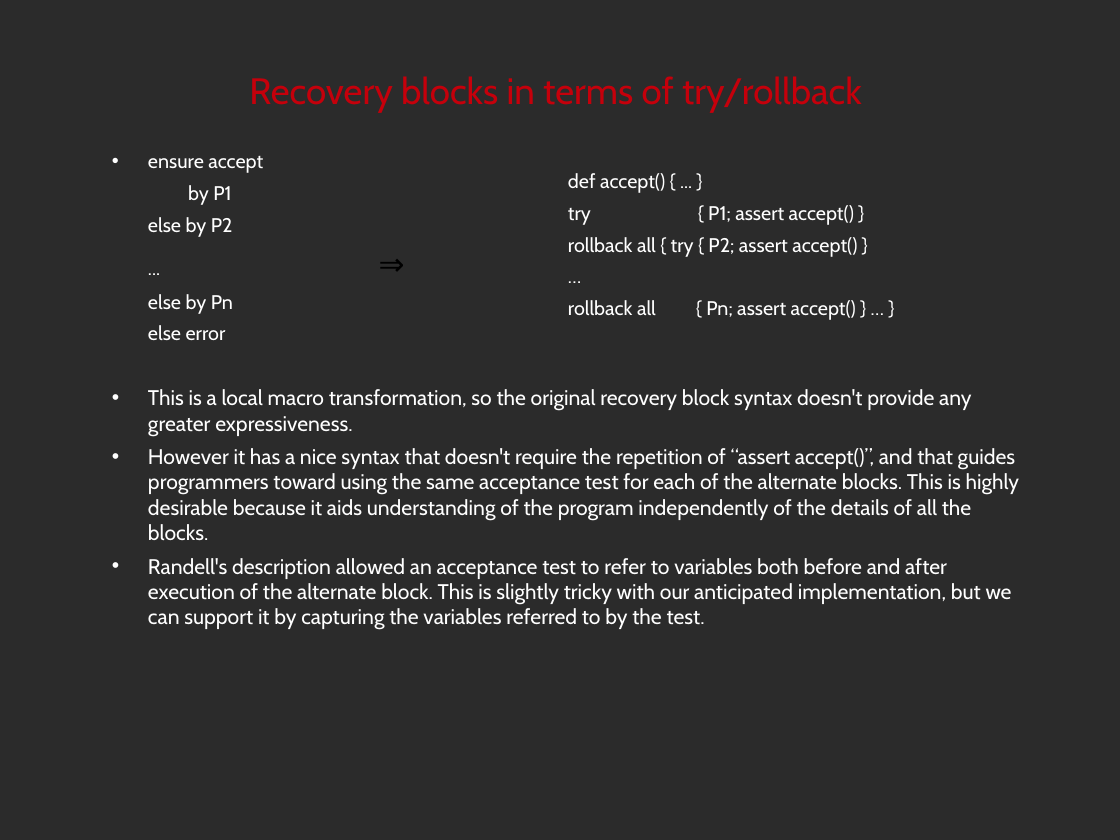
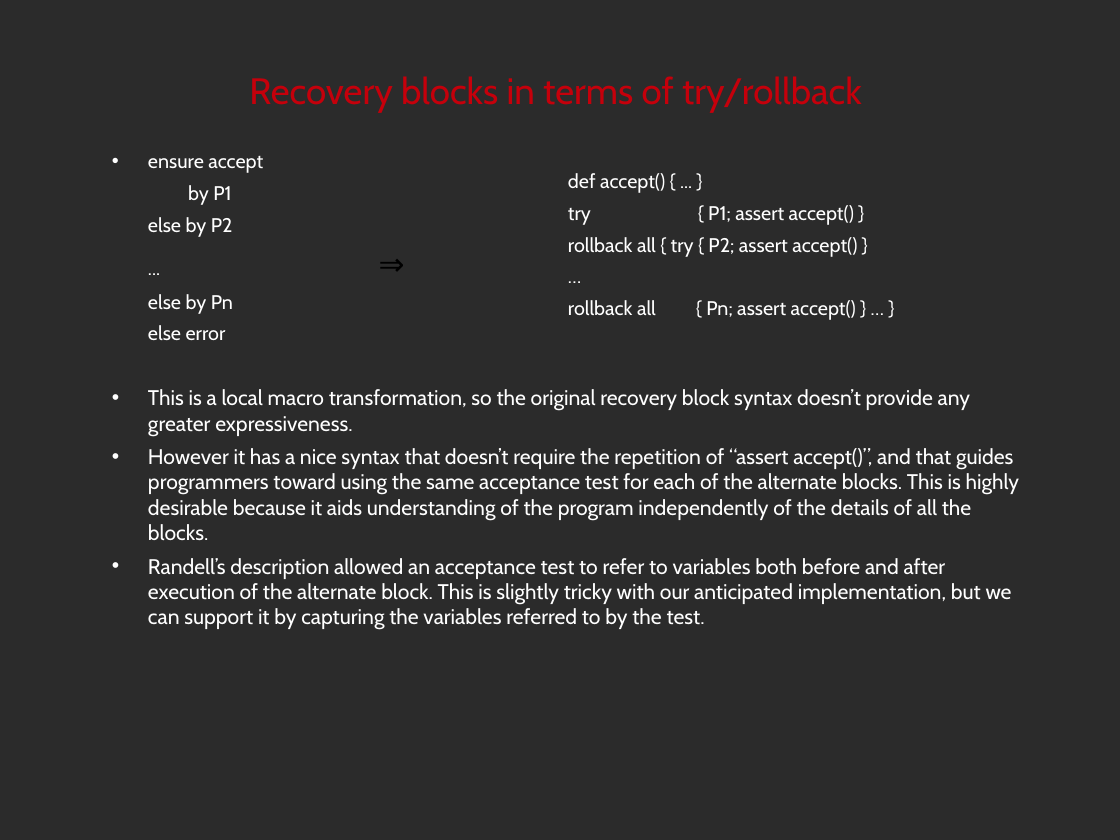
Before and after one commit to noether-lang/noether, a slide deck: slide 23 of doc/presentations/StrangeLoop2014/handling.odp. Drawn at 1120x840 pixels with LibreOffice and Linux fonts; fonts in the diff are those of the drawing; background and template pictures are left out; a plain dark background stands for a picture behind light text. Boxes give left, top, right and bottom in pixels: in the first picture for what was removed or moved away, otherwise in the second. Text is boxed around its words. In the diff, an @@ line names an element or a change of style, - is before the commit and + after.

```diff
--- a/doc/presentations/StrangeLoop2014/handling.odp
+++ b/doc/presentations/StrangeLoop2014/handling.odp
@@ text at [148,389,1019,630]: text changed @@
-• This is a local macro transformation, so the original recovery block syntax doesn't provide any greater expressiveness.
-• However it has a nice syntax that doesn't require the repetition of “assert accept()”, and that guides programmers toward using the same acceptance test for each of the alternate blocks. This is highly desirable because it aids understanding of the program independently of the details of all the blocks.
-• Randell's description allowed an acceptance test to refer to variables both before and after execution of the alternate block. This is slightly tricky with our anticipated implementation, but we can support it by capturing the variables referred to by the test.
+• This is a local macro transformation, so the original recovery block syntax doesn’t provide any greater expressiveness.
+• However it has a nice syntax that doesn’t require the repetition of “assert accept()”, and that guides programmers toward using the same acceptance test for each of the alternate blocks. This is highly desirable because it aids understanding of the program independently of the details of all the blocks.
+• Randell’s description allowed an acceptance test to refer to variables both before and after execution of the alternate block. This is slightly tricky with our anticipated implementation, but we can support it by capturing the variables referred to by the test.
```
Also in this commit, not shown: 31 other slides changed, 4 slides added, 3 slides removed, 3 other files.
